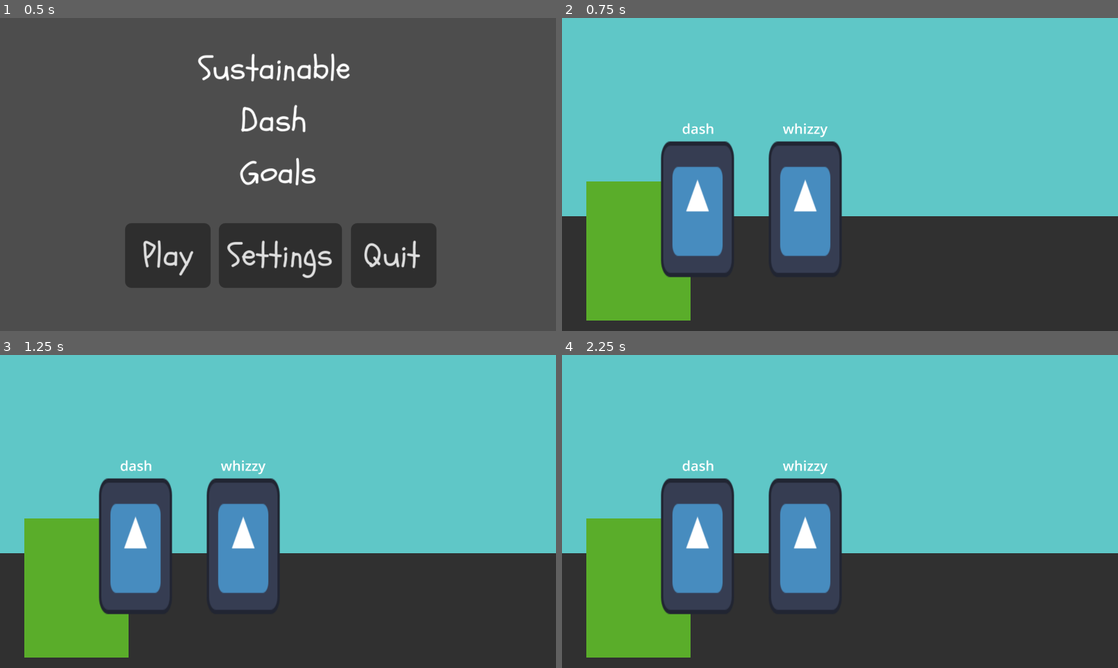
Above: before the commit, frames 1-4 (two rows, left to right).
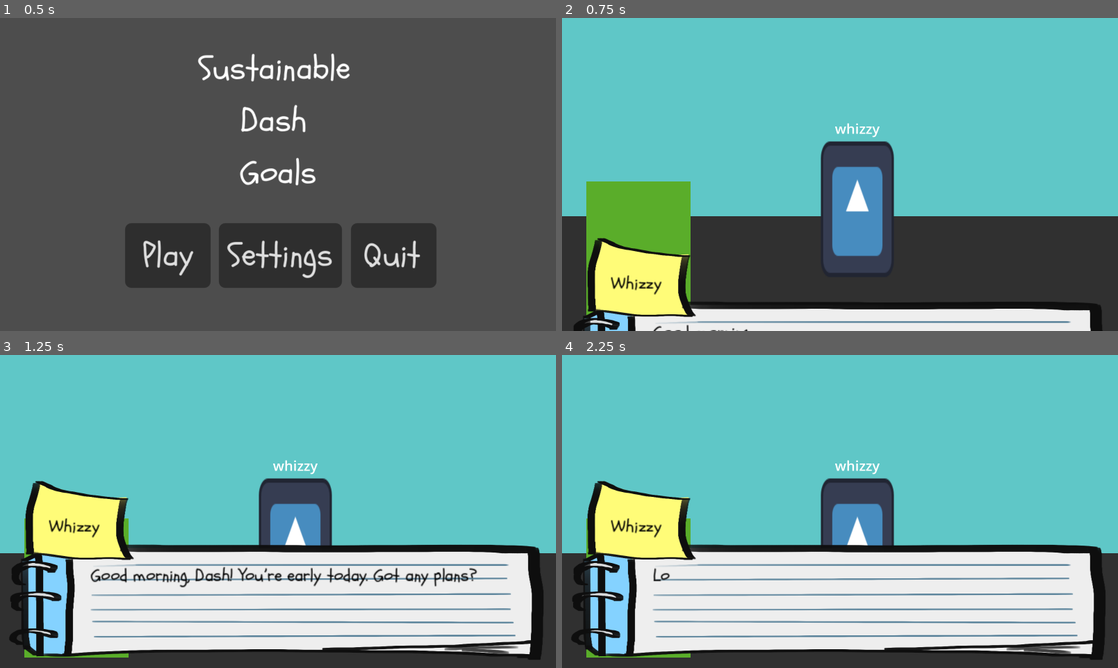
Above: after the commit, the same moments.

Repository: yoistan/Sustainable-Dash-Goals
Game: Godot game, scene res://SCENES/main.tscn
Two runs of this game, one before a commit and one after it. Both use one fixed random seed, a clock stepped at 60 frames per second and the inputs below. The engine's default icon, where the game draws it, is replaced by a stand-in: a white triangle on a blue panel in a dark square.
Inputs:
- Up to frame 1 (0.5 s): no input
- Up to frame 2 (0.75 s): click "Play" at 0.5 s
- Up to frame 3 (1.25 s): no input
- Up to frame 4 (2.25 s): hold D (move_right) from 1.28 s (still down); tap E (interact) at 1.35, 2.1 s

Frame 1 is identical in both runs. In frame 2, 26% of the frame differs, in the area x 2-98%, y 33-100%; in frame 3, 42%; in frame 4, 43%, in the area x 1-98%, y 33-98%.

Commit message:
finished dialogue system with a minor bug
the box flickers at the beginning of the enter animation

Diff:
--- a/SCENES/CUTSCENES/introductory_cutscene.tscn
+++ b/SCENES/CUTSCENES/introductory_cutscene.tscn
@@ -1,20 +1,67 @@
-[gd_scene load_steps=4 format=3 uid="uid://b3metr0saq6y5"]
+[gd_scene load_steps=8 format=3 uid="uid://b3metr0saq6y5"]
 
 [ext_resource type="PackedScene" uid="uid://c1lbtikfidyi8" path="res://SCENES/BACKGROUNDS/area_1_bg_Outside_Rizal.tscn" id="1_5dxpk"]
 [ext_resource type="PackedScene" uid="uid://drmpfqi10hj1l" path="res://SCENES/CHARACTERS/dash.tscn" id="2_kw1sa"]
 [ext_resource type="PackedScene" uid="uid://dmuduumyiu88m" path="res://SCENES/CHARACTERS/whizzy.tscn" id="3_jlr3y"]
+[ext_resource type="PackedScene" uid="uid://e6bltu3ywpbl" path="res://SCENES/dialogue_box.tscn" id="4_kw1sa"]
+
+[sub_resource type="Animation" id="Animation_tohkq"]
+resource_name = "introductory_cutscene"
+length = 30.0
+tracks/0/type = "value"
+tracks/0/imported = false
+tracks/0/enabled = true
+tracks/0/path = NodePath("Characters/Dash:position")
+tracks/0/interp = 1
+tracks/0/loop_wrap = true
+tracks/0/keys = {
+"times": PackedFloat32Array(0, 2),
+"transitions": PackedFloat32Array(1, 1),
+"update": 0,
+"values": [Vector2(-20, 55), Vector2(55, 55)]
+}
+
+[sub_resource type="Animation" id="Animation_kpsns"]
+length = 0.001
+tracks/0/type = "value"
+tracks/0/imported = false
+tracks/0/enabled = true
+tracks/0/path = NodePath("Characters/Dash:position")
+tracks/0/interp = 1
+tracks/0/loop_wrap = true
+tracks/0/keys = {
+"times": PackedFloat32Array(0),
+"transitions": PackedFloat32Array(1),
+"update": 0,
+"values": [Vector2(-20, 55)]
+}
+
+[sub_resource type="AnimationLibrary" id="AnimationLibrary_534bo"]
+_data = {
+&"RESET": SubResource("Animation_kpsns"),
+&"introductory_cutscene": SubResource("Animation_tohkq")
+}
 
 [node name="IntroductoryCutscene" type="Node2D"]
 
+[node name="AnimationPlayer" type="AnimationPlayer" parent="."]
+libraries = {
+&"": SubResource("AnimationLibrary_534bo")
+}
+
 [node name="Area1BgOutsideRizal" parent="." instance=ExtResource("1_5dxpk")]
 
-[node name="Dash" parent="." instance=ExtResource("2_kw1sa")]
-position = Vector2(39, 55)
+[node name="Characters" type="Node2D" parent="."]
+
+[node name="Dash" parent="Characters" instance=ExtResource("2_kw1sa")]
+position = Vector2(-20, 55)
 scale = Vector2(0.5, 0.5)
 
-[node name="Whizzy" parent="." instance=ExtResource("3_jlr3y")]
-position = Vector2(70, 55)
+[node name="Whizzy" parent="Characters" instance=ExtResource("3_jlr3y")]
+position = Vector2(85, 55)
 scale = Vector2(0.5, 0.5)
 
-[connection signal="tree_entered" from="." to="Dash" method="_on_introductory_cutscene_tree_entered"]
-[connection signal="tree_exited" from="." to="Dash" method="_on_introductory_cutscene_tree_exited"]
+[node name="DialogueBox" parent="." instance=ExtResource("4_kw1sa")]
+
+[connection signal="tree_entered" from="." to="Characters/Dash" method="_on_introductory_cutscene_tree_entered"]
+[connection signal="tree_exited" from="." to="Characters/Dash" method="_on_introductory_cutscene_tree_exited"]
--- /dev/null
+++ b/SCENES/dialogue_box.tscn
@@ -0,0 +1,113 @@
+[gd_scene load_steps=8 format=3 uid="uid://e6bltu3ywpbl"]
+
+[ext_resource type="Script" uid="uid://d074hvflo6gmb" path="res://dialogue_box.gd" id="1_lpvjf"]
+[ext_resource type="StyleBox" uid="uid://crrk65moaup13" path="res://THEMES/dialogue box.tres" id="2_h6h6k"]
+[ext_resource type="Theme" uid="uid://cpgxmotex3pwn" path="res://THEMES/dialogue text theme.tres" id="3_i5fyq"]
+
+[sub_resource type="Animation" id="Animation_lpvjf"]
+resource_name = "dialogue_box_enter"
+tracks/0/type = "value"
+tracks/0/imported = false
+tracks/0/enabled = true
+tracks/0/path = NodePath(".:transform")
+tracks/0/interp = 1
+tracks/0/loop_wrap = true
+tracks/0/keys = {
+"times": PackedFloat32Array(0, 0.266667, 0.566667),
+"transitions": PackedFloat32Array(1, 1, 0.153893),
+"update": 0,
+"values": [Transform2D(1, 0, 0, 1, 0, 55.805), Transform2D(1, 0, 0, 1, 0, -1.735), Transform2D(1, 0, 0, 1, 0, 0)]
+}
+
+[sub_resource type="Animation" id="Animation_h6h6k"]
+length = 0.001
+tracks/0/type = "value"
+tracks/0/imported = false
+tracks/0/enabled = true
+tracks/0/path = NodePath(".:transform")
+tracks/0/interp = 1
+tracks/0/loop_wrap = true
+tracks/0/keys = {
+"times": PackedFloat32Array(0),
+"transitions": PackedFloat32Array(1),
+"update": 0,
+"values": [Transform2D(1, 0, 0, 1, 0, 0)]
+}
+
+[sub_resource type="Animation" id="Animation_i5fyq"]
+resource_name = "dialogue_box_exit"
+tracks/0/type = "value"
+tracks/0/imported = false
+tracks/0/enabled = true
+tracks/0/path = NodePath(".:transform")
+tracks/0/interp = 1
+tracks/0/loop_wrap = true
+tracks/0/keys = {
+"times": PackedFloat32Array(0.433333, 0.733333, 1),
+"transitions": PackedFloat32Array(0.31864, 1.36604, 1.36604),
+"update": 0,
+"values": [Transform2D(1, 0, 0, 1, 0, 0), Transform2D(1, 0, 0, 1, 0, -1.735), Transform2D(1, 0, 0, 1, 0, 55.805)]
+}
+
+[sub_resource type="AnimationLibrary" id="AnimationLibrary_been6"]
+_data = {
+&"RESET": SubResource("Animation_h6h6k"),
+&"dialogue_box_enter": SubResource("Animation_lpvjf"),
+&"dialogue_box_exit": SubResource("Animation_i5fyq")
+}
+
+[node name="DialogueBox" type="CanvasLayer"]
+script = ExtResource("1_lpvjf")
+
+[node name="DialogueBoxAnimation" type="AnimationPlayer" parent="."]
+libraries = {
+&"": SubResource("AnimationLibrary_been6")
+}
+
+[node name="TextBoxContainer" type="MarginContainer" parent="."]
+anchors_preset = 12
+anchor_top = 1.0
+anchor_right = 1.0
+anchor_bottom = 1.0
+offset_top = -54.0
+grow_horizontal = 2
+grow_vertical = 0
+theme_override_constants/margin_left = 2
+theme_override_constants/margin_right = 2
+theme_override_constants/margin_bottom = 2
+
+[node name="Panel" type="Panel" parent="TextBoxContainer"]
+layout_mode = 2
+theme_override_styles/panel = ExtResource("2_h6h6k")
+
+[node name="MarginContainer2" type="MarginContainer" parent="TextBoxContainer"]
+layout_mode = 2
+theme_override_constants/margin_left = 7
+theme_override_constants/margin_top = 4
+theme_override_constants/margin_right = 124
+theme_override_constants/margin_bottom = 29
+
+[node name="SpeakerName" type="Label" parent="TextBoxContainer/MarginContainer2"]
+layout_mode = 2
+theme = ExtResource("3_i5fyq")
+theme_override_colors/font_color = Color(0, 0, 0, 1)
+horizontal_alignment = 1
+vertical_alignment = 1
+
+[node name="MarginContainer" type="MarginContainer" parent="TextBoxContainer"]
+layout_mode = 2
+theme_override_constants/margin_left = 24
+theme_override_constants/margin_top = 24
+theme_override_constants/margin_right = 10
+theme_override_constants/margin_bottom = 7
+
+[node name="RichTextLabel" type="RichTextLabel" parent="TextBoxContainer/MarginContainer"]
+layout_mode = 2
+theme = ExtResource("3_i5fyq")
+theme_override_colors/default_color = Color(0, 0, 0, 1)
+scroll_active = false
+
+[node name="TextBoxTimer" type="Timer" parent="."]
+one_shot = true
+
+[connection signal="timeout" from="TextBoxTimer" to="." method="_on_hide_text_box_timer_timeout"]
--- /dev/null
+++ b/THEMES/dialogue box.tres
@@ -0,0 +1,6 @@
+[gd_resource type="StyleBoxTexture" load_steps=2 format=3 uid="uid://crrk65moaup13"]
+
+[ext_resource type="Texture2D" uid="uid://cqj4nxkti0w7w" path="res://ASSETS/DIALOGUE BOX/dialogue box sketch.png" id="1_t2byk"]
+
+[resource]
+texture = ExtResource("1_t2byk")
--- /dev/null
+++ b/THEMES/dialogue text theme.tres
@@ -0,0 +1,7 @@
+[gd_resource type="Theme" load_steps=2 format=3 uid="uid://cpgxmotex3pwn"]
+
+[ext_resource type="FontFile" uid="uid://drxuh27k2jxk4" path="res://ASSETS/FONTS/Schoolbell-Regular.ttf" id="1_8r0h8"]
+
+[resource]
+default_font = ExtResource("1_8r0h8")
+default_font_size = 5
--- /dev/null
+++ b/dialogue_box.gd
@@ -0,0 +1,113 @@
+extends CanvasLayer
+
+const CHAR_READ_RATE = 0.3
+
+# initiate variables
+@onready var textbox_container = $TextBoxContainer
+@onready var speaker_name = $TextBoxContainer/MarginContainer2/SpeakerName
+@onready var dialogue_label = $TextBoxContainer/MarginContainer/RichTextLabel
+
+# initiate tween variable for text animation
+var tween
+
+# list of states
+enum State {
+	START,
+	READY,
+	READING,
+	FINISHED,
+	END,
+	STOP
+}
+
+# default state
+var current_state = State.START
+
+# queue of dialogue
+var text_queue = []
+
+func _ready():
+	# add dialogue here
+	queue_text("Whizzy", "Good morning, Dash! You’re early today. Got any plans?")
+	queue_text("Dash", "Good morning, Whizzy! Yeah, I’m locking in this semester. I’m gonna study at CLIR.")
+	queue_text("Whizzy", "Locking in?")
+	queue_text("Dash", "It means I’ll be focused this semester, in this case, with my acads.")
+	queue_text("Whizzy", "Ahhh! I understand. That’s something new to my vocabulary, haha!")
+	queue_text("Whizzy", "Well then, I’ll also be locking in on studying the arts of Wizardry. See you and good luck, Dash!")
+	queue_text("Dash", "Thanks, Whizzy, you too!")
+
+func _process(delta):
+	match current_state:
+		State.START: # if it's the first dialogue, play textbox animation and switch to display the text
+			show_textbox()
+			change_state(State.READY)
+		State.READY:
+			if !text_queue.is_empty(): # if text queue still has dialogue, display it
+				display_text()
+			else: # otherwise, change the state to END to play the dialogue end animation
+				change_state(State.END)
+		State.READING: # if player clicks next while the text is displaying, interrupt the animation
+			if Input.is_action_just_pressed("interact"):
+				dialogue_label.visible_ratio = 1
+				tween.stop()
+				change_state(State.FINISHED)
+		State.FINISHED: # text is finished animating. if the player taps next, display the next dialogue
+			if Input.is_action_just_pressed("interact"):
+				change_state(State.READY)
+		State.END: # play the dialogue end animation then switch to the final state
+			hide_textbox()
+			change_state(State.STOP)
+		State.STOP:
+			pass
+
+# add dialogue to the queue
+func queue_text(character, next_text):
+	text_queue.push_back([character, next_text])
+
+# show and hide textbox animations
+func show_textbox():
+	$DialogueBoxAnimation.play("dialogue_box_enter")
+	$TextBoxTimer.start()
+
+func hide_textbox():
+	$DialogueBoxAnimation.play("dialogue_box_exit")
+	$TextBoxTimer.start()
+
+func display_text():
+	# create the tween
+	tween = get_tree().create_tween()
+
+	# get the next dialogue
+	var next_text = text_queue.pop_front()
+
+	# change the state to animating the text
+	change_state(State.READING)
+
+	# set the text
+	speaker_name.text = next_text[0]
+	dialogue_label.text = next_text[1]
+
+	# set the visible ratio to 0 to animate it with tween
+	dialogue_label.visible_ratio = 0
+	tween.tween_property(dialogue_label, "visible_ratio", 1, len(next_text) * CHAR_READ_RATE).set_trans(Tween.TRANS_LINEAR).set_ease(Tween.EASE_IN_OUT)
+
+	# change the state to finished after the aniamtion is complete
+	tween.tween_callback(next_dialogue)
+
+func next_dialogue():
+	change_state(State.FINISHED)
+
+func change_state(next_state):
+	current_state = next_state
+
+#
+func _on_hide_text_box_timer_timeout():
+	# when there is no dialogue AND it is the end, remove the text and hide
+	if text_queue.is_empty() and current_state == State.END:
+		speaker_name.text = ""
+		dialogue_label.text = ""
+		textbox_container.hide()
+
+	# when there is still dialogue AND it is the start, show the textbox
+	elif !text_queue.is_empty() and current_state == State.START:
+		textbox_container.show()
--- a/project.godot
+++ b/project.godot
@@ -28,7 +28,8 @@
 folder_colors={
 "res://ASSETS/": "orange",
 "res://SCENES/": "blue",
-"res://SCRIPTS/": "yellow"
+"res://SCRIPTS/": "yellow",
+"res://THEMES/": "green"
 }
 
 [input]
Binary file added: ASSETS/DIALOGUE BOX/dialogue box sketch.png
Not shown, added: ASSETS/DIALOGUE BOX/dialogue box sketch.png.import
Not shown, added: dialogue_box.gd.uid
